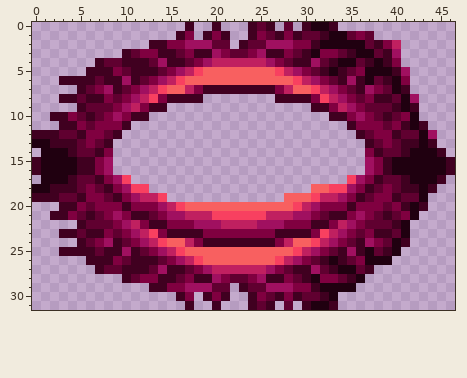
Two versions of one pixel-art sprite, Assets/Textures/EyeOpening.png. Above is the file before it was changed.
The file is 47x32 pixels.
The same view after the edit:
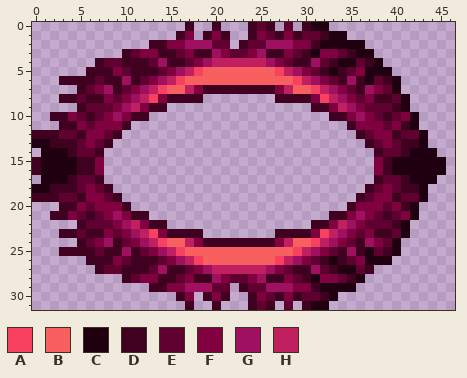
Palette (. is transparent): A #f84060  B #f86060  C #200010  D #400020  E #600030  F #800040  G #a01060  H #c02060
Difference:
y 0: x 33 D -> .
y 1: x 35..37 EFE -> ...
y 2: x 37..40 EDFH -> ....
y 3: x 38..40 EDG -> ...
y 4: x 39..40 DF -> ..
y 5: x 40..41 DG -> ..
y 6: x 41 F -> .
y 7: x 41 D -> .
y 8: x 42 G -> .
y 9: x 42 D -> .
y 11: x 43 D -> .
y 12: x 44 G -> .
y 13: x 44 D -> .
y 14: x 8 F -> .; x 37 F -> .; x 45 D -> .
y 15..16: x 8 G -> .; x 37 G -> .; x 46 D -> .
y 17: x 8..10 FGA -> ...; x 35..37 AGF -> ...; x 45 D -> .
y 18: x 9..12 FGAA -> ....; x 31..36 BBAAGF -> ......; x 44 D -> .
y 19: x 10..14 FGHHA -> .....; x 28..35 BBBAHHGF -> ........
y 20: x 11..34 FFFGHABBBBBBBBBBBBAHGFFF -> ........................; x 43 D -> .
y 21: x 13..32 EFGGHHHAAAAAAHHHGGFE -> ....................
y 22: x 15..30 FFFGGGHHHHGGGFFF -> ................
y 23: x 19..26 FFFFFFFF -> ........
y 24: x 41 D -> .
y 31: x 33 D -> .
Boxes around the changes in both pictures, in picture pixels (x1, y1, x2, y2):
erased: (104, 22, 455, 238)
erased: (401, 238, 410, 247)
erased: (329, 301, 338, 310)
